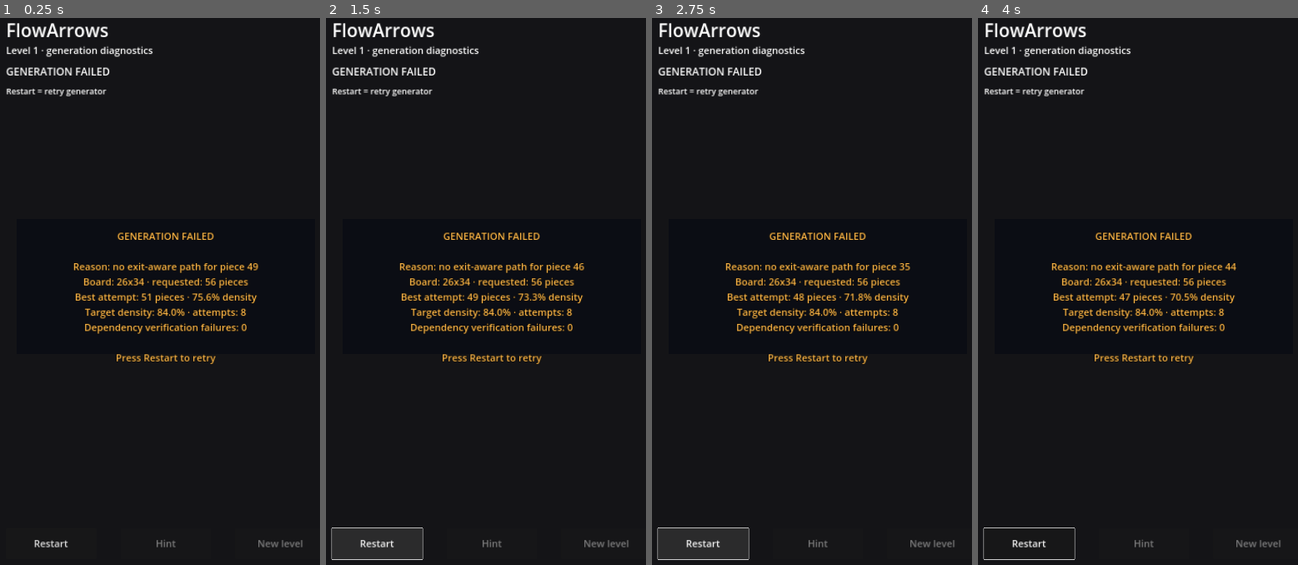
Above: before the commit, frames 1-4 (left to right).
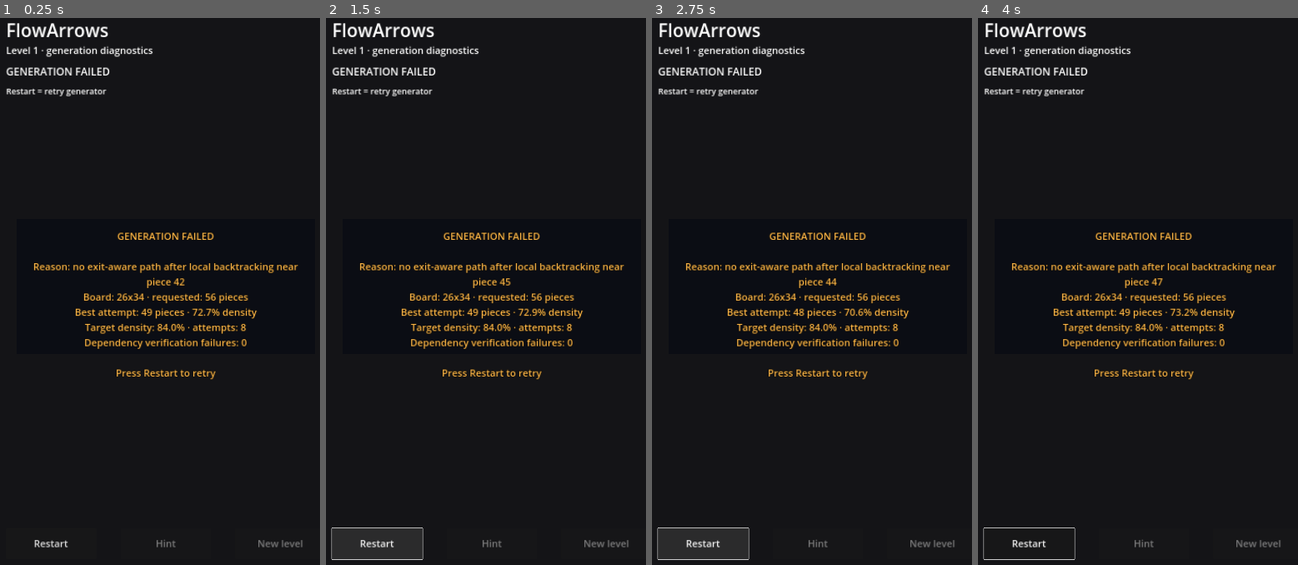
Above: after the commit, the same moments.

Repository: AiRigaLabs01/FlowArrows
Game: Godot game, scene res://src/game/main.tscn
The game is run twice, just before and just after one commit, with the same random seed, the same clock (stepped at 60 frames per second) and the same inputs.
Inputs (mouse positions are in pixels of both pictures, inside the frame that each line leads up to):
- Up to frame 1 (0.25 s): no input
- Up to frame 2 (1.5 s): click "Restart" at 0.5 s; click "Restart" at 1.25 s
- Up to frame 3 (2.75 s): click "Restart" at 2 s
- Up to frame 4 (4 s): tap Enter at 2.75 s; move the mouse to (1227, 291) at 2.77 s; click (1227, 291) at 2.92 s; tap Space at 3.5 s; move the mouse to (1067, 362) at 3.52 s; click (1067, 362) at 3.67 s

The runs differ from the first frame. In frame 1, 3.6% of the frame differs, in the area x 10-94%, y 44-67%; in frame 2, 3.6%; in frame 3, 3.6%; in frame 4, 3.6%.

Commit message:
Backtrack locally when dense generation reaches a dead end

Diff:
--- a/src/core/generator.gd
+++ b/src/core/generator.gd
@@ -10,6 +10,9 @@
 const DIFFICULTY_CANDIDATES := 2
 const EXIT_SEED_SAMPLES := 72
 const PATH_BUILD_ATTEMPTS := 18
+const LOCAL_BACKTRACK_LIMIT := 48
+const LOCAL_BACKTRACK_MIN := 2
+const LOCAL_BACKTRACK_MAX := 5
 
 var rng: RandomNumberGenerator = RandomNumberGenerator.new()
 
@@ -31,6 +34,7 @@
 	var attempts_total := 0
 	var max_pieces_placed := 0
 	var max_occupied_cells := 0
+	var max_backtracks := 0
 	var last_reason := "no valid candidate"
 	var graph_failures := 0
 
@@ -42,6 +46,7 @@
 				var diag: Dictionary = generated.get("diagnostics", {})
 				max_pieces_placed = maxi(max_pieces_placed, int(diag.get("pieces_placed", 0)))
 				max_occupied_cells = maxi(max_occupied_cells, int(diag.get("occupied_cells", 0)))
+				max_backtracks = maxi(max_backtracks, int(diag.get("backtracks", 0)))
 				last_reason = String(diag.get("reason", last_reason))
 				if last_reason == "dependency verification failed":
 					graph_failures += 1
@@ -75,6 +80,7 @@
 			"target_score": target_score,
 			"board_size": "%dx%d" % [board_size.x, board_size.y],
 			"graph_failures": graph_failures,
+			"backtracks": max_backtracks,
 		}
 	}
 
@@ -90,8 +96,17 @@
 	var occupied: Dictionary = {}
 	var insertion_order: Array[String] = []
 	var target_occupied_cells: int = mini(int(round(float(board_size.x * board_size.y) * target_density)), board_size.x * board_size.y - 4)
-
-	for i in range(piece_count):
+	var i := 0
+	var backtracks := 0
+	var max_pieces_reached := 0
+	var max_occupied_reached := 0
+
+	# Dense generation tends to fail only near the end. Instead of throwing away a
+	# good 40+ piece partial board, rewind a few recent threads and explore a new
+	# local geometry. This is bounded backtracking, not a visual fallback.
+	while i < piece_count:
+		max_pieces_reached = maxi(max_pieces_reached, i)
+		max_occupied_reached = maxi(max_occupied_reached, occupied.size())
 		var remaining_pieces: int = piece_count - i
 		var remaining_target_cells: int = maxi(target_occupied_cells - occupied.size(), remaining_pieces * 3)
 		var ideal_length: int = maxi(3, int(round(float(remaining_target_cells) / float(remaining_pieces))))
@@ -108,23 +123,38 @@
 			break
 
 		if accepted == null:
+			if i >= LOCAL_BACKTRACK_MIN and backtracks < LOCAL_BACKTRACK_LIMIT:
+				var rewind: int = mini(rng.randi_range(LOCAL_BACKTRACK_MIN, LOCAL_BACKTRACK_MAX), i)
+				for _r in range(rewind):
+					var removed = pieces.pop_back()
+					insertion_order.pop_back()
+					for cell: Vector2i in removed.cells:
+						occupied.erase(_cell_key(cell))
+				i -= rewind
+				backtracks += 1
+				continue
 			return {
 				"generation_failed": true,
 				"diagnostics": {
-					"reason": "no exit-aware path for piece %d" % i,
-					"pieces_placed": pieces.size(),
-					"occupied_cells": occupied.size(),
+					"reason": "no exit-aware path after local backtracking near piece %d" % i,
+					"pieces_placed": max_pieces_reached,
+					"occupied_cells": max_occupied_reached,
+					"backtracks": backtracks,
 				}
 			}
+
 		pieces.append(accepted)
 		insertion_order.append(accepted.id)
 		for cell: Vector2i in accepted.cells:
 			occupied[_cell_key(cell)] = true
-
+		i += 1
+
+	max_pieces_reached = maxi(max_pieces_reached, pieces.size())
+	max_occupied_reached = maxi(max_occupied_reached, occupied.size())
 	var board = BoardScript.new(board_size.x, board_size.y, pieces)
 	var known_solution: Array[String] = []
-	for i in range(insertion_order.size() - 1, -1, -1):
-		known_solution.append(insertion_order[i])
+	for solution_index in range(insertion_order.size() - 1, -1, -1):
+		known_solution.append(insertion_order[solution_index])
 
 	var graph_solution: Array[String] = DependencySolverScript.new().solve(board)
 	if graph_solution.size() != piece_count:
@@ -134,6 +164,7 @@
 				"reason": "dependency verification failed",
 				"pieces_placed": pieces.size(),
 				"occupied_cells": occupied.size(),
+				"backtracks": backtracks,
 			}
 		}
 
@@ -141,6 +172,7 @@
 		"board": board,
 		"known_solution": known_solution,
 		"difficulty": DifficultyScript.new().estimate(board, graph_solution),
+		"generation_backtracks": backtracks,
 	}
 
 func _build_exit_aware_path(board_size: Vector2i, occupied: Dictionary, complexity: int, ideal_length: int) -> Dictionary:
@@ -216,6 +248,7 @@
 	var best: Dictionary = {}
 	var best_score := -1000000.0
 	var directions: Array[Vector2i] = [Vector2i.UP, Vector2i.DOWN, Vector2i.LEFT, Vector2i.RIGHT]
+	var occupancy_ratio := float(occupied.size()) / float(board_size.x * board_size.y)
 
 	for _sample in range(EXIT_SEED_SAMPLES):
 		var head := Vector2i(rng.randi_range(0, board_size.x - 1), rng.randi_range(0, board_size.y - 1))
@@ -228,7 +261,10 @@
 			var ray_steps: int = _clear_exit_ray_steps(head, direction, board_size, occupied)
 			if ray_steps < 0:
 				continue
-			var score := float(ray_steps * 5 + _occupied_neighbor_count(head, occupied) * 3)
+			# Early in generation, interior heads are desirable. Near saturation, shorter
+			# clear rays are more valuable because they keep placement options alive.
+			var ray_weight := 5.0 if occupancy_ratio < 0.55 else -2.0
+			var score := float(ray_steps) * ray_weight + float(_occupied_neighbor_count(head, occupied) * 3)
 			score += rng.randf() * 3.0
 			if score > best_score:
 				best_score = score
